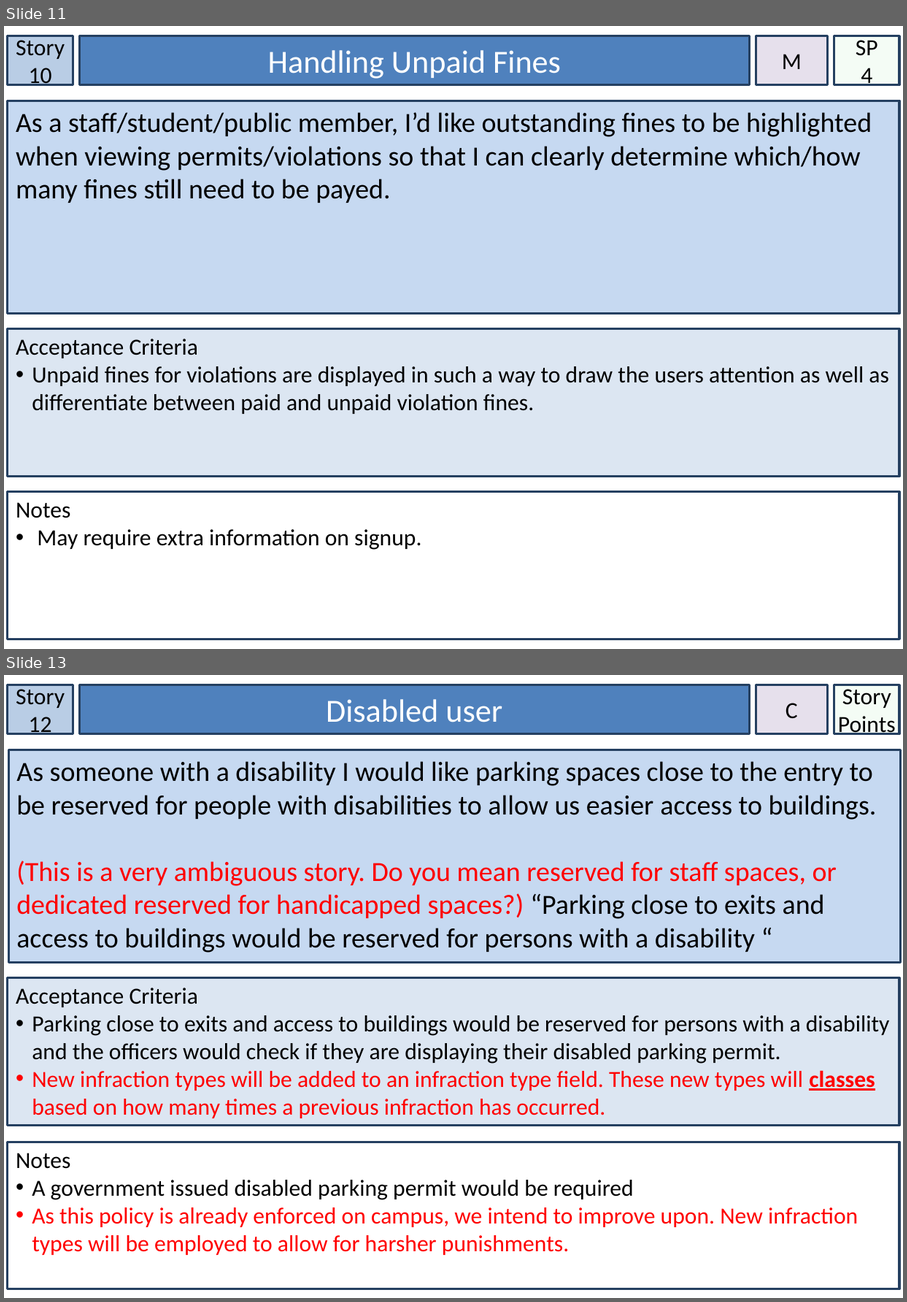
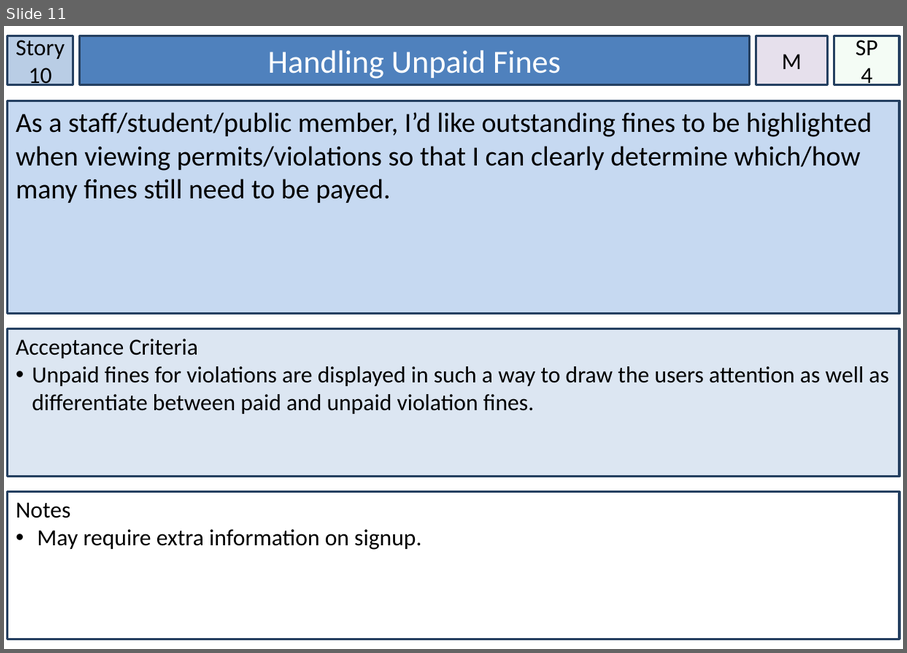
Before and after one commit to knich17/ParkingPermits, a slide deck: Assessment/Story Cards.pptx. Shown one above the other, each under a label of ours: slides 11 and 13 before the commit, slide 11 after it; the slides between them are not shown. The pictures are 907x1302 and 907x653 pixels, drawn with LibreOffice and Linux fonts; fonts in the diff are those of the drawing. Boxes give left, top, right and bottom in pixels: in the first picture for what was removed or moved away, otherwise in the second. Text is boxed around its words. In the diff, an @@ line names an element or a change of style, - is before the commit and + after.

Commit message:
Made some major changes to user stories, release and sprint 1 plans

```diff
--- a/Assessment/Story Cards.pptx
+++ b/Assessment/Story Cards.pptx
@@ slide 13 removed at (x1=4, y1=675, x2=903, y2=1298), background #FFFFFF @@
@@ rectangle removed at (x1=8, y1=685, x2=73, y2=734) @@
-Story 12
@@ rectangle removed at (x1=80, y1=685, x2=750, y2=734) @@
-Disabled user
@@ rectangle removed at (x1=757, y1=685, x2=829, y2=734) @@
-C
@@ rectangle removed at (x1=835, y1=685, x2=900, y2=734) @@
-Story Points
@@ rectangle removed at (x1=8, y1=749, x2=901, y2=963) @@
-As someone with a disability I would like parking spaces close to the entry to be reserved for people with disabilities to allow us easier access to buildings.
-(This is a very ambiguous story. Do you mean reserved for staff spaces, or dedicated reserved for handicapped spaces?) “Parking close to exits and access to buildings would be reserved for persons with a disability “
@@ rectangle removed at (x1=8, y1=978, x2=900, y2=1125) @@
-Acceptance Criteria
-• Parking close to exits and access to buildings would be reserved for persons with a disability and the officers would check if they are displaying their disabled parking permit.
-• New infraction types will be added to an infraction type field. These new types will classes based on how many times a previous infraction has occurred.
@@ rectangle removed at (x1=8, y1=1141, x2=900, y2=1289) @@
-Notes
-• A government issued disabled parking permit would be required
-• As this policy is already enforced on campus, we intend to improve upon. New infraction types will be employed to allow for harsher punishments.
```
Also in this commit, not shown: 6 slides changed, 4 slides added, 2 other files.
